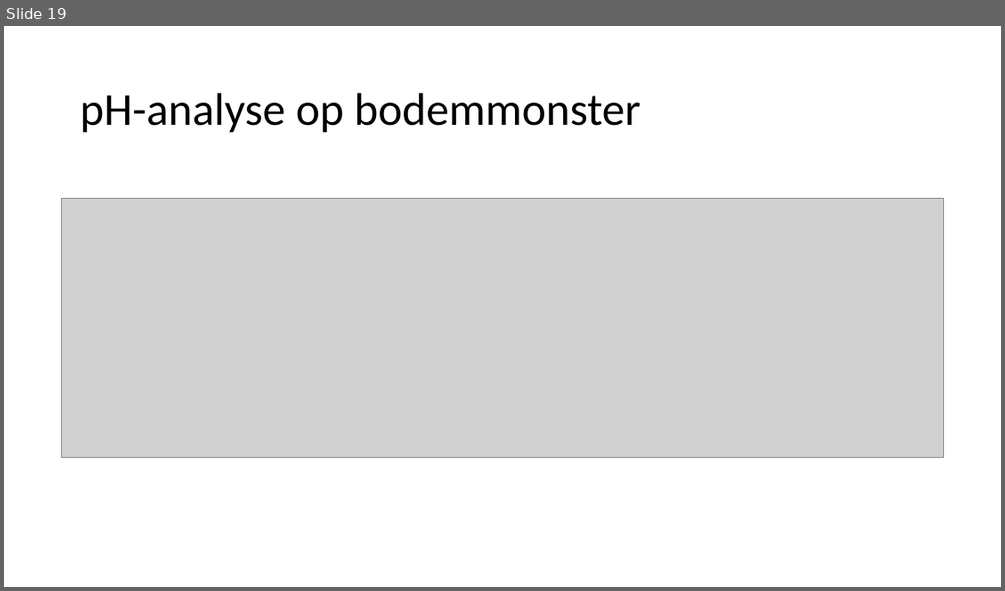
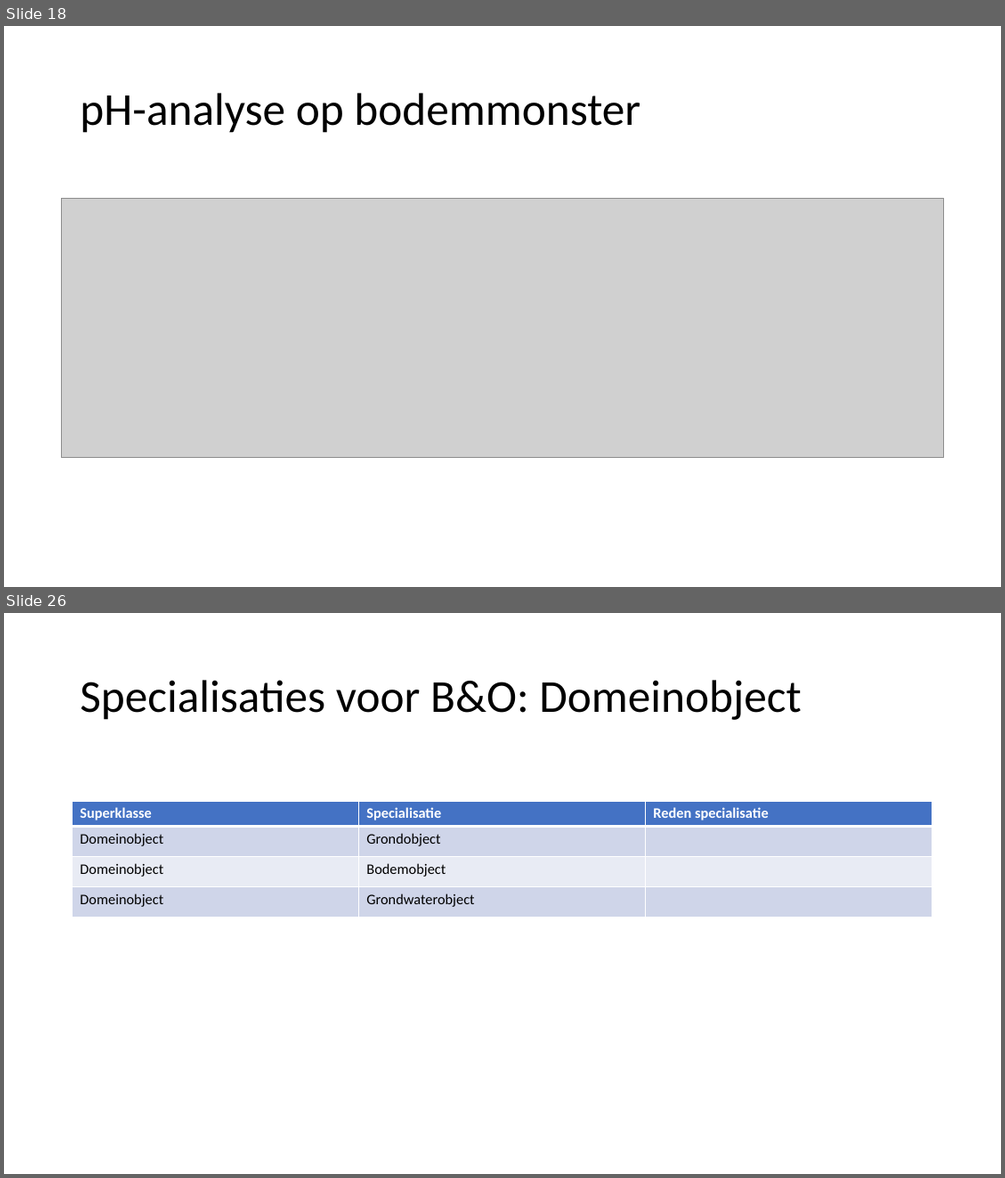
Before and after one commit to Informatievlaanderen/OSLOthema-bodemEnOndergrond, a slide deck: resources/consolidatie/WerkgroepConsolidatie20210531.pptx. Shown one above the other, each under a label of ours: slide 19 before the commit, slides 18 and 26 after it; the slides between them are not shown. The pictures are 1005x591 and 1005x1178 pixels, drawn with LibreOffice and Linux fonts; fonts in the diff are those of the drawing; grey boxes stand for pictures. Boxes give left, top, right and bottom in pixels: in the first picture for what was removed or moved away, otherwise in the second. Text is boxed around its words. In the diff, an @@ line names an element or a change of style, - is before the commit and + after.

```diff
--- a/resources/consolidatie/WerkgroepConsolidatie20210531.pptx
+++ b/resources/consolidatie/WerkgroepConsolidatie20210531.pptx
@@ slide 26 added at [4, 613, 1001, 1174], background #FFFFFF @@
@@ title added at [80, 680, 801, 720], 44 pt, text #000000 @@
+Specialisaties voor B&O: Domeinobject
@@ table added at [73, 801, 932, 916], 4 rows, 3 columns @@
+Superklasse | Specialisatie | Reden specialisatie
+Domeinobject | Grondobject | 
+Domeinobject | Bodemobject | 
+Domeinobject | Grondwaterobject | 
@@ what was slide 19 is now slide 18 @@
```
Also in this commit, not shown: 1 slide changed, 14 other slides added, 5 slides removed.
